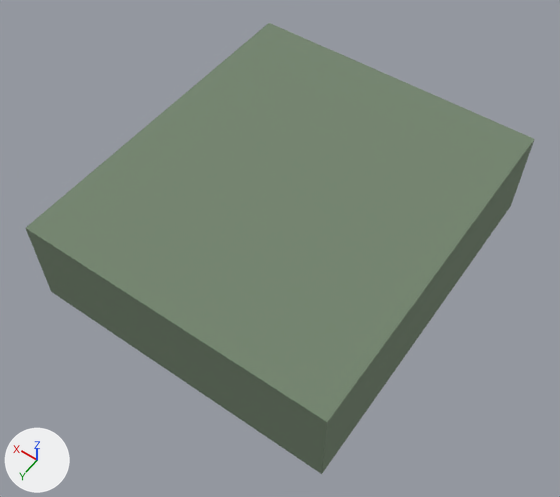
An edit to the FBX model Assets/Models/Apartment/Bed.fbx, drawn before and after from the same camera.
One viewpoint serves both versions: a 50 mm camera at (-1.59, 2.34, 3.6) aimed at (-0.06, 0.19, 0.23). Arrows for +X, +Y and +Z are at lower left; the lights stay in place. Where no turn or scale is listed for an object, it has been applied to the vertices.

The older version as bpy lines, for what is in view:
```python
me_bed = bpy.data.meshes.new('Bed')
me_bed.from_pydata(...)  # a box spanning x -1.0..1.0, y -1.0..1.0, z 0.0..2.0
me_bed.materials.append(mat_rug)  # green #74856f
ob_bed = bpy.data.objects.new('Bed', me_bed)
ob_bed.location = (0.0, 0.0, 0.0)
ob_bed.scale = (0.913, 1.05, 0.282)
```
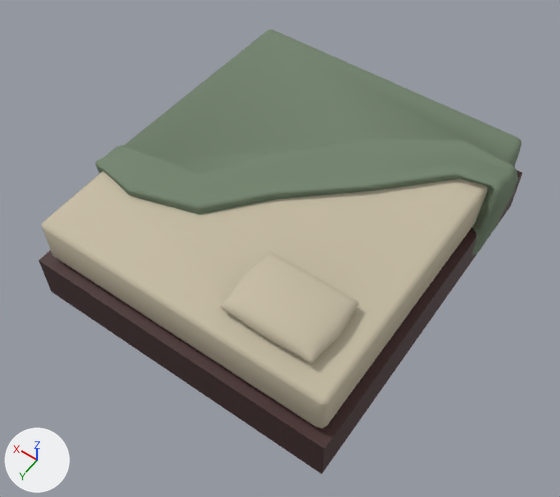
The change in detail:
Material 'Couch' (mat_couch) is new.
Its base color is (0.567, 0.505, 0.374) (beige #c6bca5).
Its roughness is 0.876.
Material 'Furniture Wood' (mat_furniture_wood) is new.
Its base color is (0.0597, 0.0228, 0.0226) (brown #452a29).
me_bed is used by ob_bed; location (0.0, 0.0, 0.0); scale (0.913, 1.05, 0.282).
me_bed had 8 vertices, 6 faces and spanned x -1.0..1.0, y -1.0..1.0, z 0.0..2.0.
me_bed now has 270 vertices, 257 faces and spans x -0.98..0.92, y -1.05..1.05, z 0.0..0.66.
me_bed part 1: the whole mesh is rebuilt.
me_bed part 2: the surface is now shaded smooth.
me_bed now uses material mat_furniture_wood (brown #452a29).
me_bed now uses material mat_couch (beige #c6bca5).
Mesh me_bed_004 is new.
It has 258 vertices, 256 faces and spans x -0.272..0.272, y -0.199..0.194, z -0.056..0.075.
It uses material mat_couch (beige #c6bca5).
Object 'Bed' (ob_bed) is rescaled from (0.913, 1.05, 0.282) to (1.0, 1.0, 1.0).
Object 'Pillow' (ob_pillow) is new; it shows me_bed_004.
Its location is (-0.472, 0.7, 0.642).

Pixel boxes [x1, y1, x2, y2] of what changed, in the pictures (560 x 497 px):
'Bed', reshaped, rescaled
    before: [26, 23, 534, 474]
    after: [39, 29, 522, 474]
'Pillow', added (beige)
    after: [220, 252, 359, 364]
part 1 of me_bed, built on
    before: [26, 23, 534, 474]
    after: [39, 29, 522, 474]
